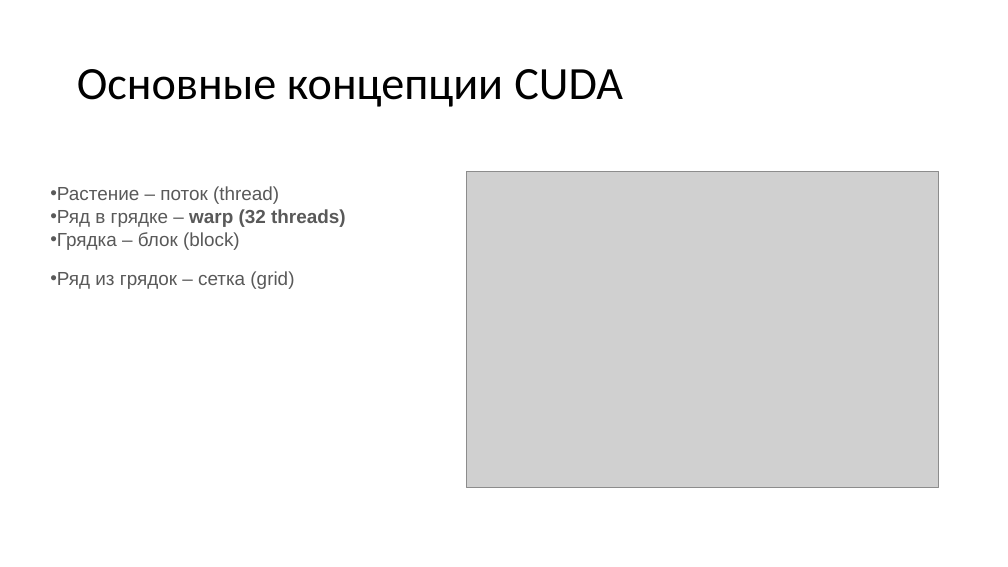
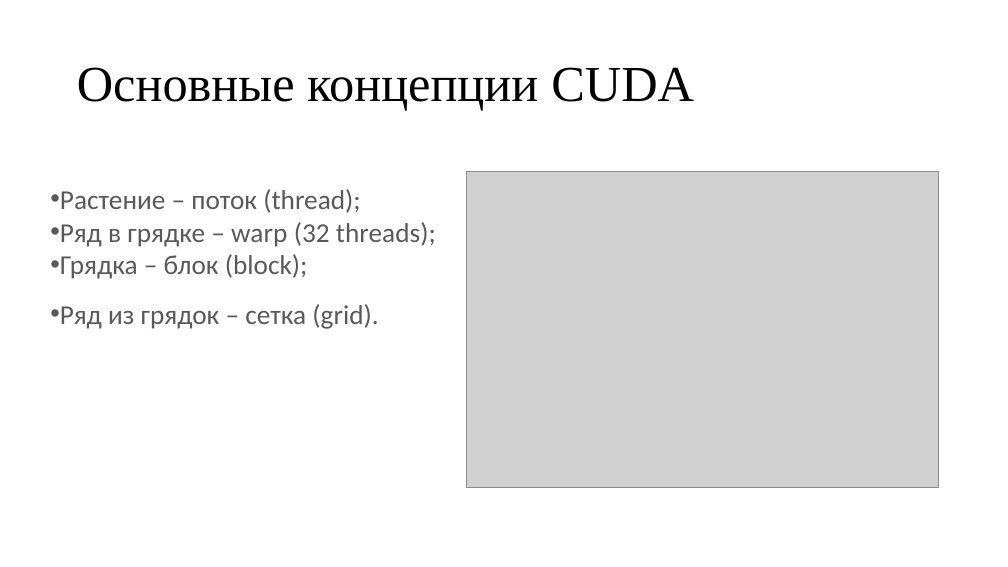
Before and after one commit to pezkov/gpu_course, a slide deck: slide 14 of presentations/Вычисления на GPU.pptx. Drawn at 1008x567 pixels with LibreOffice and Linux fonts; fonts in the diff are those of the drawing; grey boxes stand for pictures. Boxes give left, top, right and bottom in pixels: in the first picture for what was removed or moved away, otherwise in the second. Text is boxed around its words. In the diff, an @@ line names an element or a change of style, - is before the commit and + after.

```diff
--- a/presentations/Вычисления на GPU.pptx
+++ b/presentations/Вычисления на GPU.pptx
@@ title "Основные концепции CUDA" at bbox=[77, 67, 694, 111]: size 44 to 48 pt, font Calibri to Times New Roman @@
@@ text at bbox=[60, 189, 436, 329]: text changed; size 18 to 26 pt; font Arial to Calibri @@
-• Растение – поток (thread)
-• Ряд в грядке – warp (32 threads)
-• Грядка – блок (block)
-• Ряд из грядок – сетка (grid)
+• Растение – поток (thread);
+• Ряд в грядке – warp (32 threads);
+• Грядка – блок (block);
+• Ряд из грядок – сетка (grid).
```
Also in this commit, not shown: 20 other slides changed, 1 other file.
